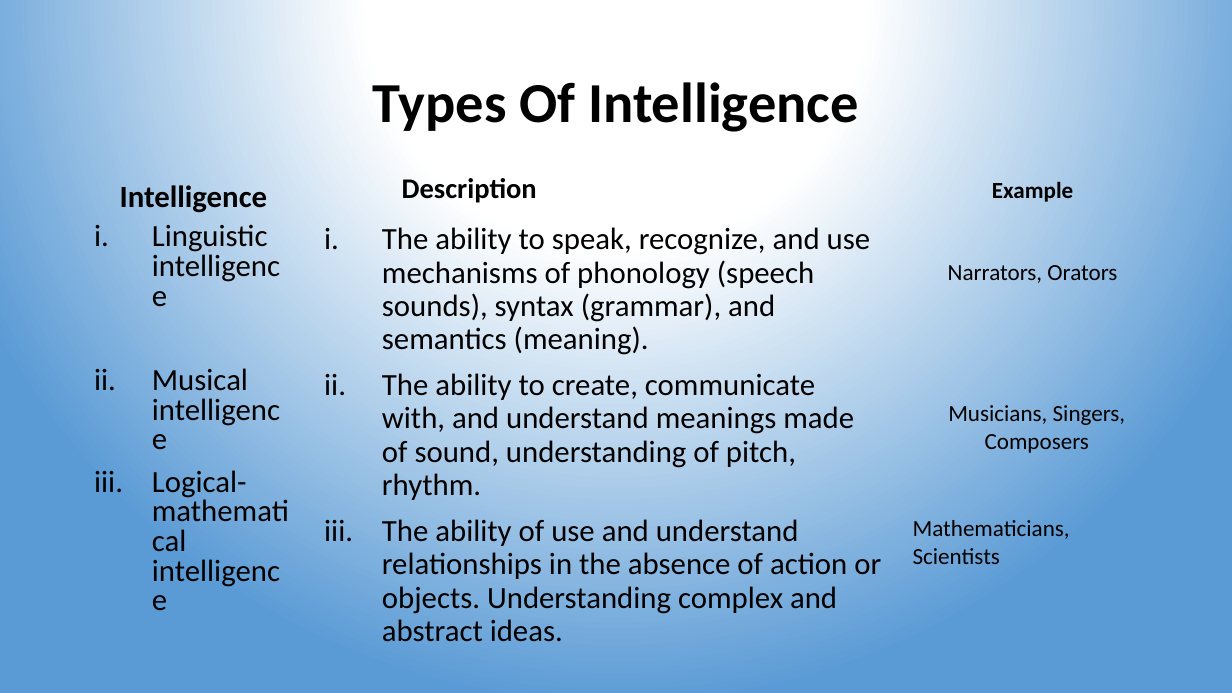
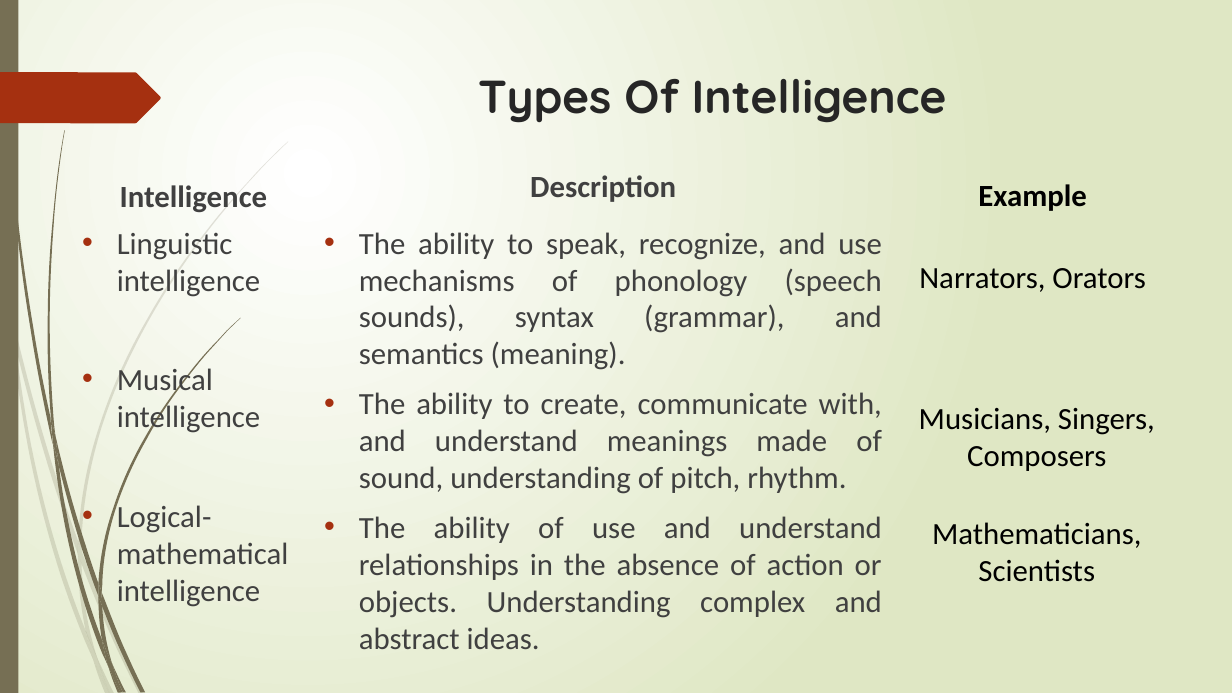
Before and after one commit to lalitgiri/Angular_Practice_Program, a slide deck: slide 6 of Ecommerce-Project/report data/colloquium.pptx. Drawn at 1232x693 pixels with LibreOffice and Linux fonts; fonts in the diff are those of the drawing. Boxes give left, top, right and bottom in pixels: in the first picture for what was removed or moved away, otherwise in the second. Text is boxed around its words. In the diff, an @@ line names an element or a change of style, - is before the commit and + after.

```diff
--- a/Ecommerce-Project/report data/colloquium.pptx
+++ b/Ecommerce-Project/report data/colloquium.pptx
@@ background gradient #FFFFFF to #5B9BD5 to gradient #FFFFFF to #DFE8C4 @@
@@ rectangle added at bbox=[0, 0, 18, 693], fill #766F54 @@
@@ freeform shape added at bbox=[0, 72, 161, 123], fill #A53010 @@
@@ title "Types Of Intelligence": place and size @@
-title "Types Of Intelligence" at bbox=[373, 82, 858, 132]
+title "Types Of Intelligence" at bbox=[478, 79, 947, 123]
@@ title "Types Of Intelligence" at bbox=[478, 79, 947, 123]: size 44 to 36 pt, font Calibri to Quicksand, text colour #000000 to #262626; line spacing 0.9 to 1; vertical alignment middle to top @@
@@ text "Intelligence" at bbox=[120, 185, 268, 212]: text colour #000000 to #404040; line spacing 0.9 to 1 @@
@@ text "Description" at bbox=[530, 175, 676, 202]: size 22.2 to 24 pt, text colour #000000 to #404040; line spacing 0.8 to 1 @@
@@ text "Linguistic intelligence": place and size @@
-text "Linguistic intelligence" at bbox=[152, 224, 268, 500]
+text "Linguistic intelligence" at bbox=[117, 233, 289, 607]
@@ text "Linguistic intelligence" at bbox=[117, 233, 289, 607]: text colour #000000 to #404040; alignment left to justified; bullet i. to •; line spacing 0.8 to 1 @@
@@ text "The ability to speak, recognize, ..." at bbox=[359, 232, 882, 618]: text colour #000000 to #404040; alignment left to justified; bullet i. to •; line spacing 0.9 to 1 @@
@@ size 18 to 24 pt in 3 elements at bbox=[978, 184, 1086, 211], bbox=[919, 268, 1145, 292], bbox=[919, 408, 1155, 471] @@
@@ text "Mathematicians, Scientists" at bbox=[932, 522, 1141, 582]: size 18 to 24 pt; alignment left to centre @@
@@ group added at bbox=[0, 141, 288, 693]: 10 freeform shapes @@
@@ group added at bbox=[3, 0, 240, 693]: 12 freeform shapes @@
```
Also in this commit, not shown: 28 other slides changed, 23 other files.
